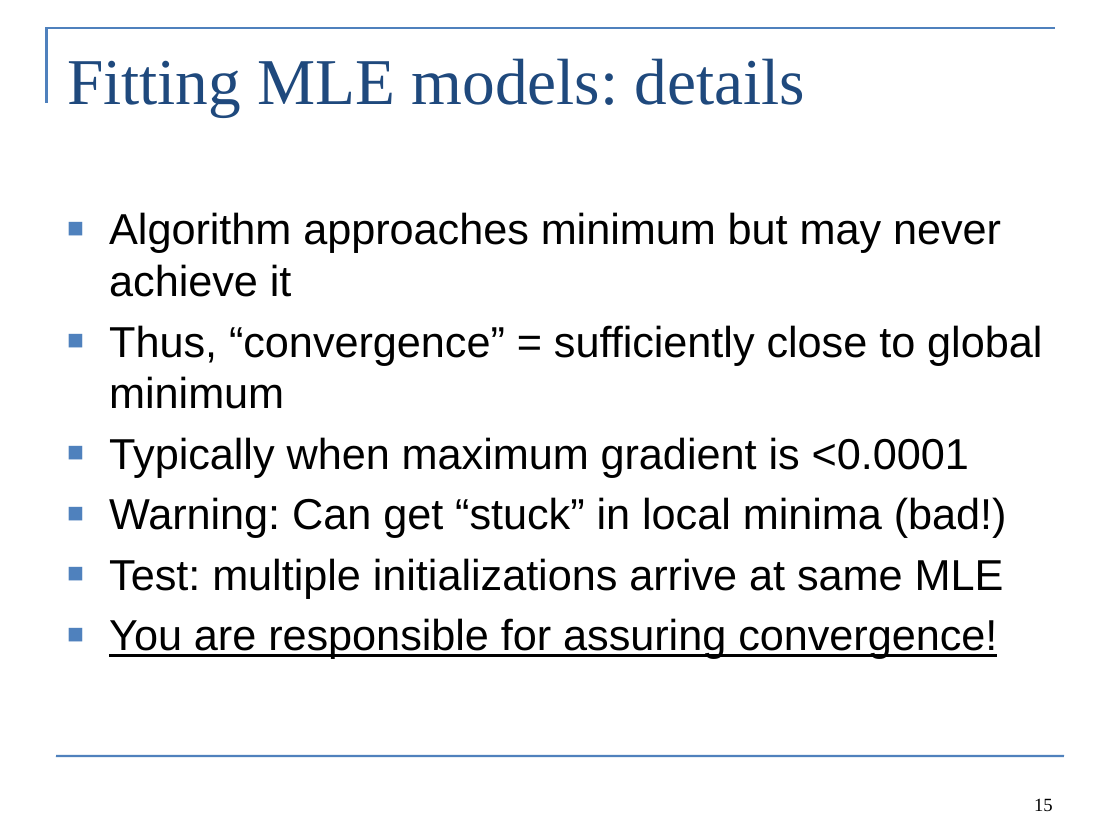
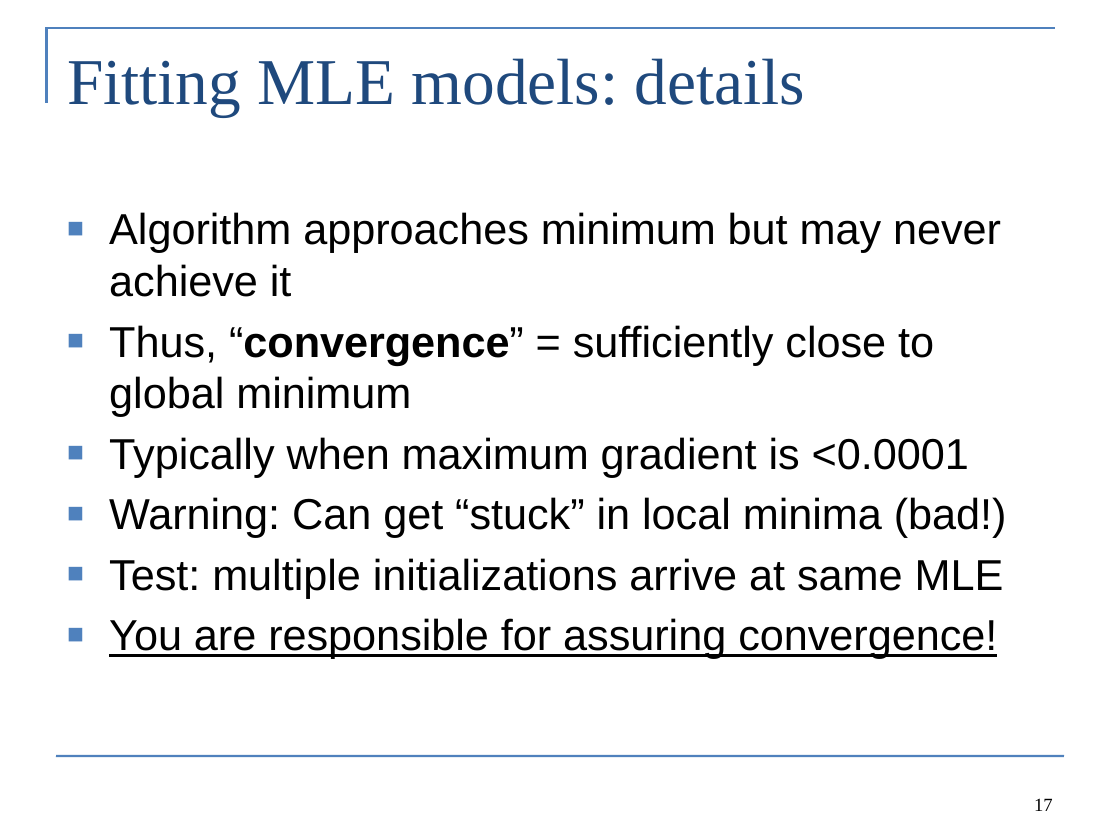
Before and after one commit to colemonnahan/tmb_workshop, a slide deck: slide 17 of day1/lecture1_maximum_likelihood.pptx (slide 15 before the commit). Drawn at 1120x840 pixels with LibreOffice and Linux fonts; fonts in the diff are those of the drawing. Boxes give left, top, right and bottom in pixels: in the first picture for what was removed or moved away, otherwise in the second. Text is boxed around its words. In the diff, an @@ line names an element or a change of style, - is before the commit and + after.

```diff
--- a/day1/lecture1_maximum_likelihood.pptx
+++ b/day1/lecture1_maximum_likelihood.pptx
@@ text at [109, 325, 934, 417]: bold on in "“convergence”" @@
@@ page number at [1034, 798, 1053, 811]: text changed @@
-15
+17
```
Also in this commit, not shown: 16 other slides changed, 3 slides added, 12 other files.
